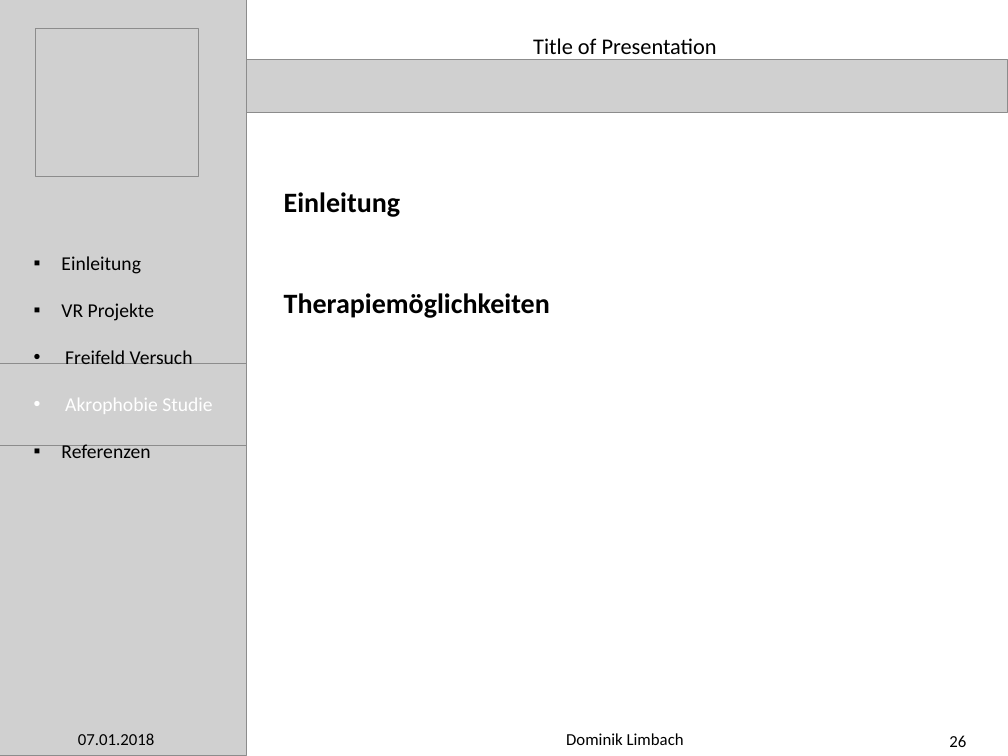
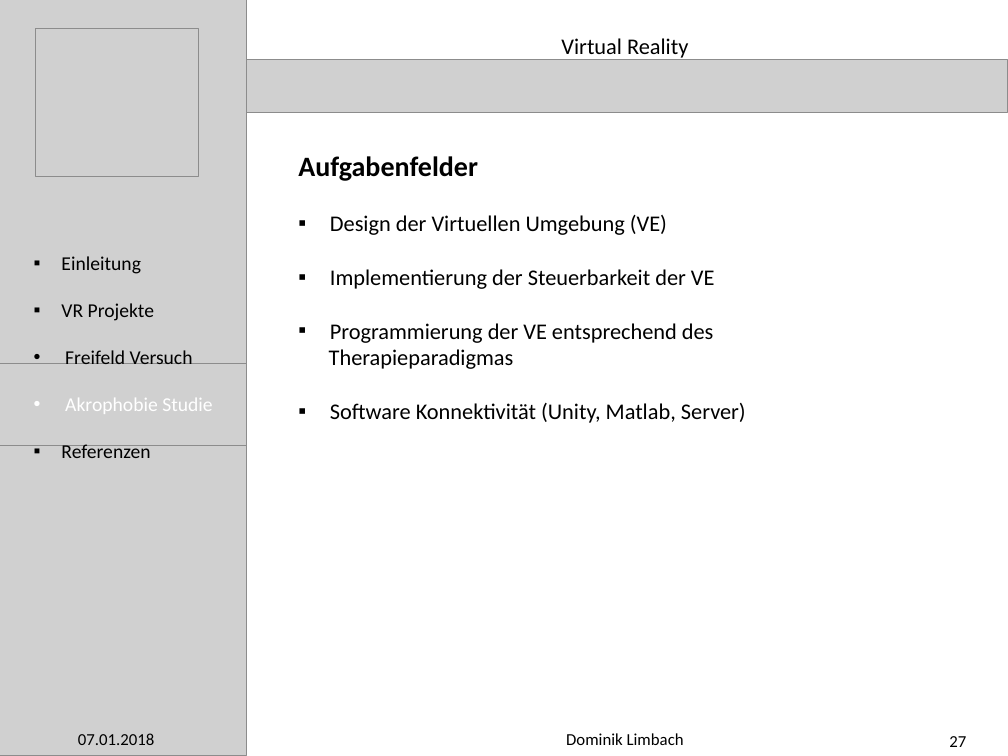
Before and after one commit to meistalampe/Work-, a slide deck: slide 27 of Präsentation Praxisphase/PowerPoint Presentation (Outline).pptx (slide 26 before the commit). Drawn at 1008x756 pixels with LibreOffice and Linux fonts; fonts in the diff are those of the drawing; grey boxes stand for pictures. Boxes give left, top, right and bottom in pixels: in the first picture for what was removed or moved away, otherwise in the second. Text is boxed around its words. In the diff, an @@ line names an element or a change of style, - is before the commit and + after.

```diff
--- a/Präsentation Praxisphase/PowerPoint Presentation (Outline).pptx
+++ b/Präsentation Praxisphase/PowerPoint Presentation (Outline).pptx
@@ text at [561,38,688,60]: text changed @@
-Title of Presentation
+Virtual Reality
@@ text added at [298,156,746,423], 16 pt, text #000000 @@
+Aufgabenfelder
+▪ Design der Virtuellen Umgebung (VE)
+▪ Implementierung der Steuerbarkeit der VE
+▪ Programmierung der VE entsprechend des
+Therapieparadigmas
+▪ Software Konnektivität (Unity, Matlab, Server)
@@ text removed at [284,192,550,318] @@
-Einleitung
-Therapiemöglichkeiten
@@ page number at [949,736,966,747]: text changed @@
-26
+27
```
Also in this commit, not shown: 28 other slides changed, 1 slide added, 1 other file.
